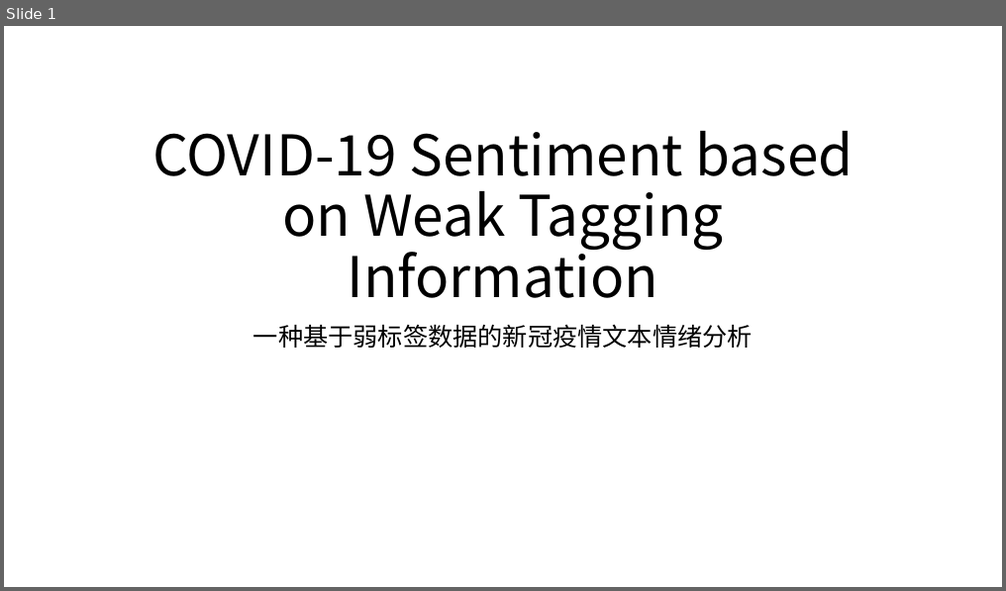
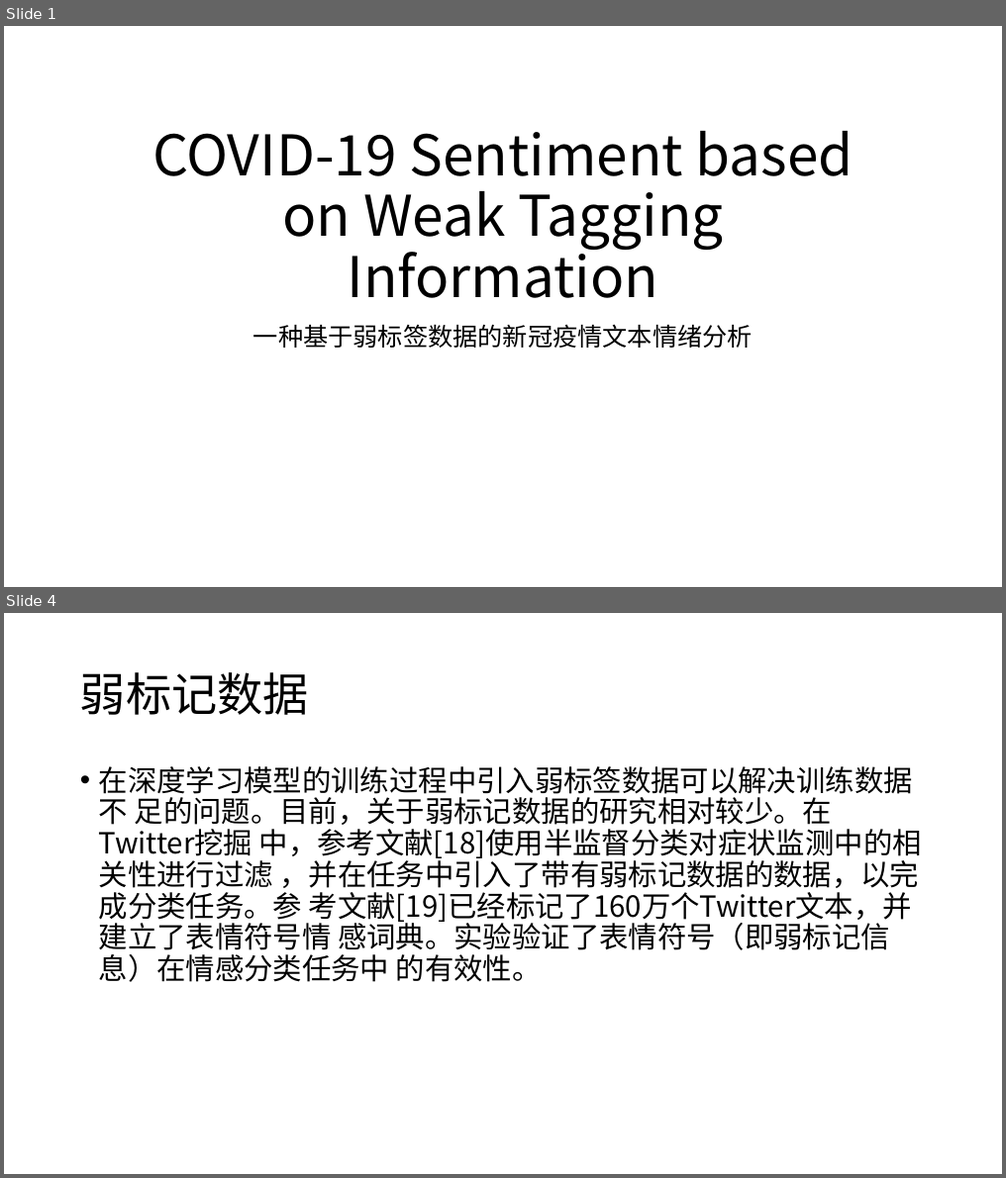
Before and after one commit to XinLin-cs/Dev_Note, a slide deck: COVID-19 Sentiment based on Weak Tagging Information/开题报告.pptx. Shown one above the other, each under a label of ours: slide 1 before the commit, slides 1 and 4 after it; the slides between them are not shown. The pictures are 1006x591 and 1006x1178 pixels, drawn with LibreOffice and Linux fonts; fonts in the diff are those of the drawing. Boxes give left, top, right and bottom in pixels: in the first picture for what was removed or moved away, otherwise in the second. Text is boxed around its words. In the diff, an @@ line names an element or a change of style, - is before the commit and + after.

```diff
--- a/COVID-19 Sentiment based on Weak Tagging Information/开题报告.pptx
+++ b/COVID-19 Sentiment based on Weak Tagging Information/开题报告.pptx
@@ slide 4 added at <box>4,613,1002,1174</box>, background #FFFFFF @@
@@ title added at <box>80,672,309,715</box>, 44 pt, text #000000 @@
+弱标记数据
@@ text added at <box>99,766,922,982</box>, 28 pt, text #000000 @@
+• 在深度学习模型的训练过程中引入弱标签数据可以解决训练数据不 足的问题。目前，关于弱标记数据的研究相对较少。在Twitter挖掘 中，参考文献[18]使用半监督分类对症状监测中的相关性进行过滤 ，并在任务中引入了带有弱标记数据的数据，以完成分类任务。参 考文献[19]已经标记了160万个Twitter文本，并建立了表情符号情 感词典。实验验证了表情符号（即弱标记信息）在情感分类任务中 的有效性。
```
Also in this commit, not shown: 13 other slides added.
